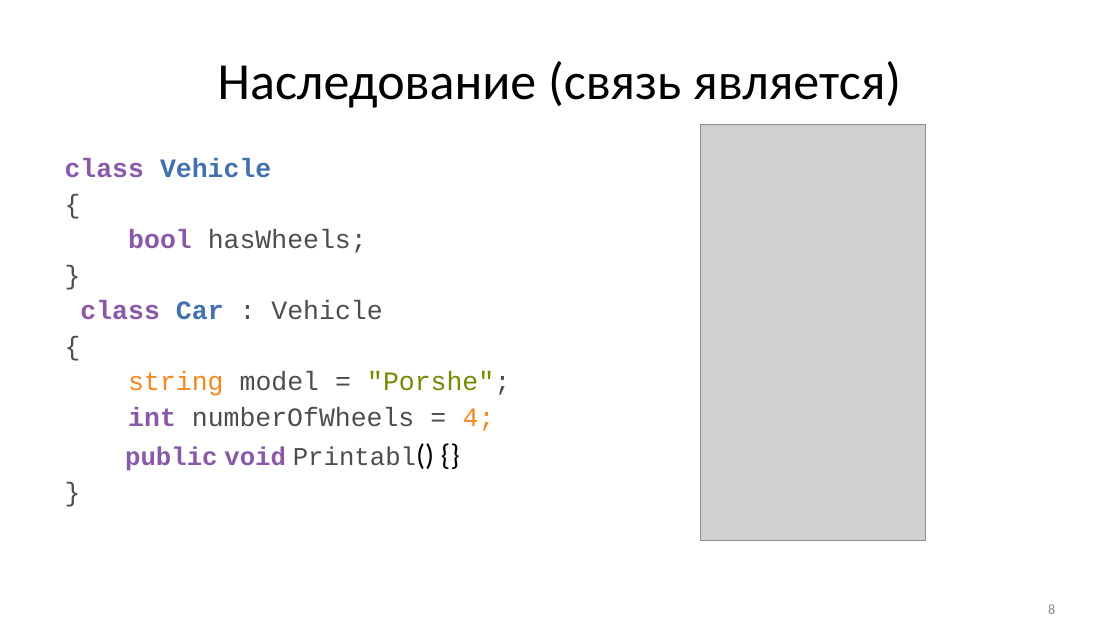
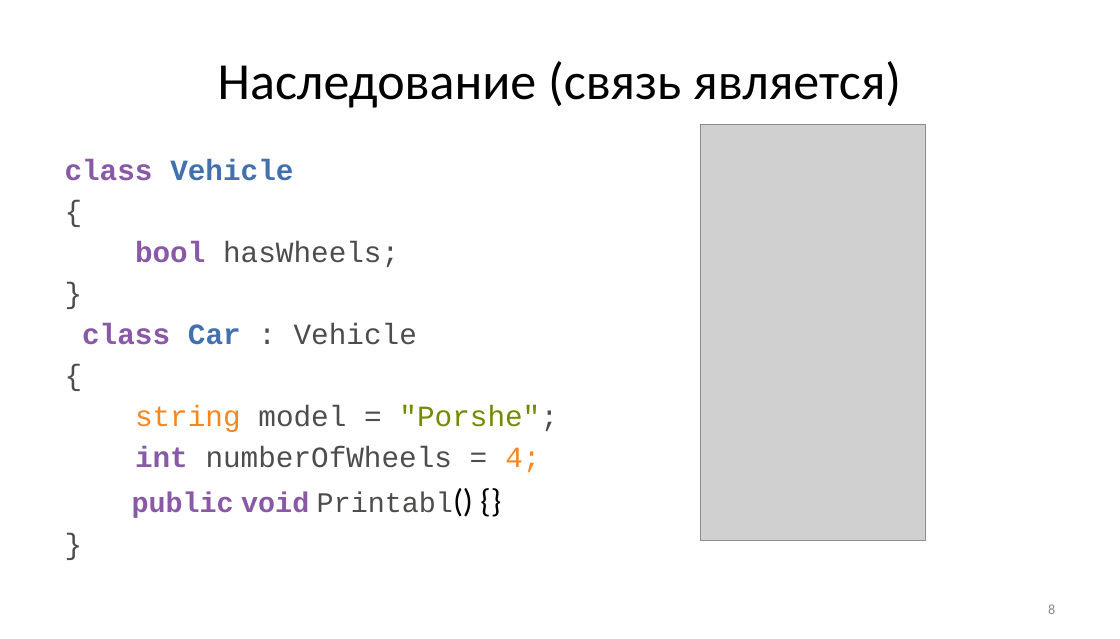
Before and after one commit to Mrztv/KRSU, a slide deck: slide 8 of 2026/ООП/Хмелева/ООП2.pptx. Drawn at 1120x639 pixels with LibreOffice and Linux fonts; fonts in the diff are those of the drawing; grey boxes stand for pictures. Boxes give left, top, right and bottom in pixels: in the first picture for what was removed or moved away, otherwise in the second. Text is boxed around its words. In the diff, an @@ line names an element or a change of style, - is before the commit and + after.

```diff
--- a/2026/ООП/Хмелева/ООП2.pptx
+++ b/2026/ООП/Хмелева/ООП2.pptx
@@ text "class Vehicle" at (x1=65, y1=159, x2=558, y2=518): size 22.4 to 24.8 pt in "class Vehicle", "{", "bool hasWheels;", "}" and 5 more places; size 21.7 to 24 pt in "public void Printabl()"; size 25.2 to 27.9 pt in "Printabl() {}"; more space between paragraphs @@
```
Also in this commit, not shown: 91 other slides changed, 1 slide removed, 27 other files.
